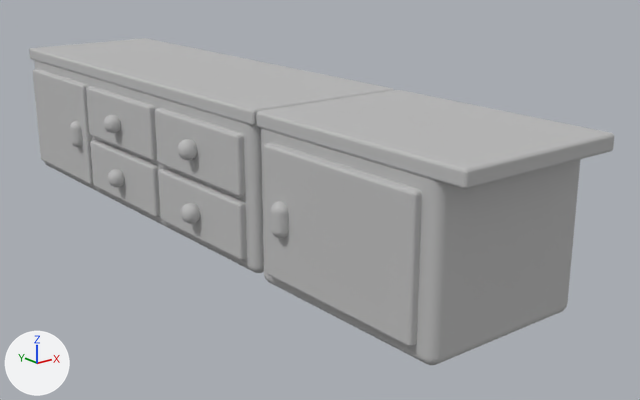
The glTF model public/Kommode/kommode.glb as it was, and as the next commit left it.
One viewpoint serves both versions: a 50 mm camera at (-2.76, -6.53, 7.72) aimed at (3.57, 1.38, 4.56). Arrows for +X, +Y and +Z are at lower left; the lights stay in place.

Names of what the first picture shows: 'kommode'.
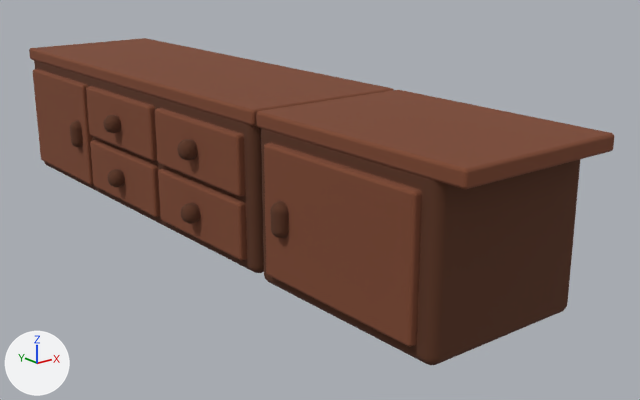
What the commit changed:
Picture '282328_23_05_24_17_56_50_0_color' (img_282328_23_05_24_17_56_50_0_color) is new.
Material '282328_23_05_24_17_56_50_0' (mat_282328_23_05_24_17_56_50_0) is new.
Its texture is img_282328_23_05_24_17_56_50_0_color.
Its roughness is 1.0.
me_kommode_mesh has 4963 vertices, 9918 faces and spans x 1.85..4.01, y -2.22..6.38, z 4.15..5.96.
me_kommode_mesh no longer uses material mat_kommode (grey #bcbcbc).
me_kommode_mesh now uses material mat_282328_23_05_24_17_56_50_0 (picture img_282328_23_05_24_17_56_50_0_color).

What differs and where, as boxes [x1, y1, x2, y2] in the pictures (640 x 400 px):
'kommode', recoloured (grey to brown): [29, 38, 614, 365] in both
